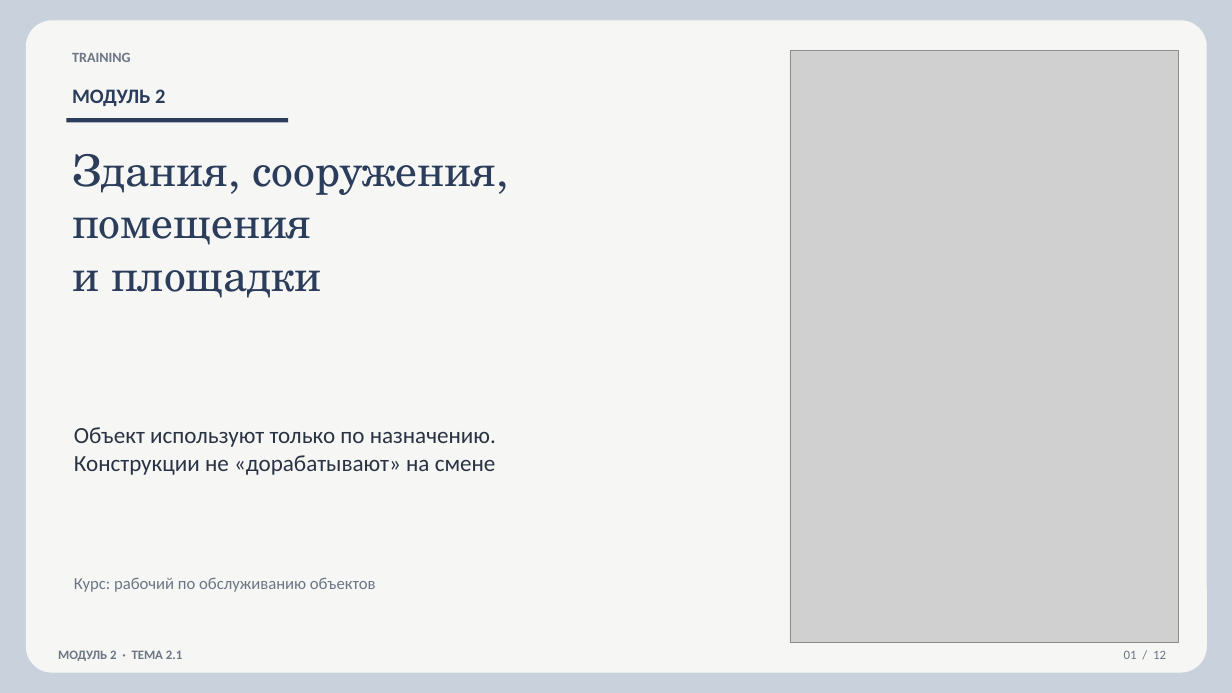
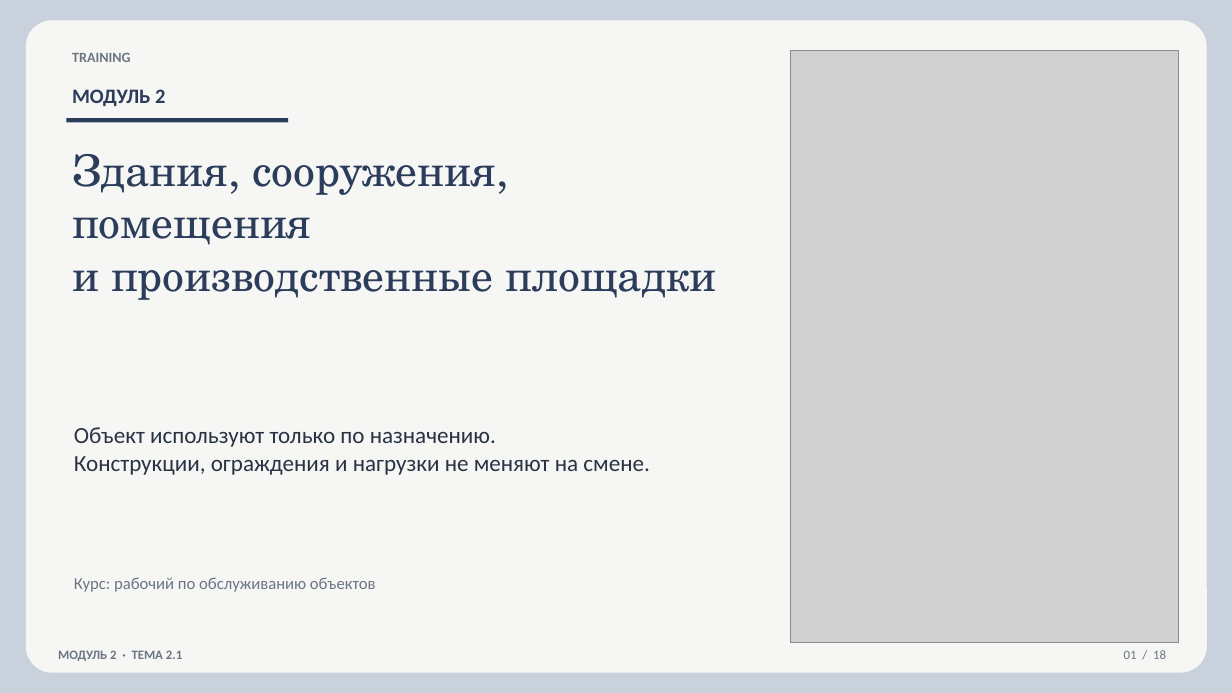
Before and after one commit to lysakalenushka-hash/-, a slide deck: slide 1 of 2.1_Здания_сооружения_площадки.pptx. Drawn at 1232x693 pixels with LibreOffice and Linux fonts; fonts in the diff are those of the drawing; grey boxes stand for pictures. Boxes give left, top, right and bottom in pixels: in the first picture for what was removed or moved away, otherwise in the second. Text is boxed around its words. In the diff, an @@ line names an element or a change of style, - is before the commit and + after.

```diff
--- a/2.1_Здания_сооружения_площадки.pptx
+++ b/2.1_Здания_сооружения_площадки.pptx
@@ text at bbox=[72, 154, 716, 300]: text changed @@
-Здания, сооружения,
-помещения
-и площадки
+Здания, сооружения,
+помещения
+и производственные площадки
@@ text at bbox=[74, 427, 650, 475]: text changed @@
-Объект используют только по назначению.
-Конструкции не «дорабатывают» на смене
+Объект используют только по назначению.
+Конструкции, ограждения и нагрузки не меняют на смене.
@@ text at bbox=[1124, 650, 1166, 659]: text changed @@
-01 / 12
+01 / 18
```
Also in this commit, not shown: 4 other slides changed, 13 slides added, 7 slides removed, 11 other files.
